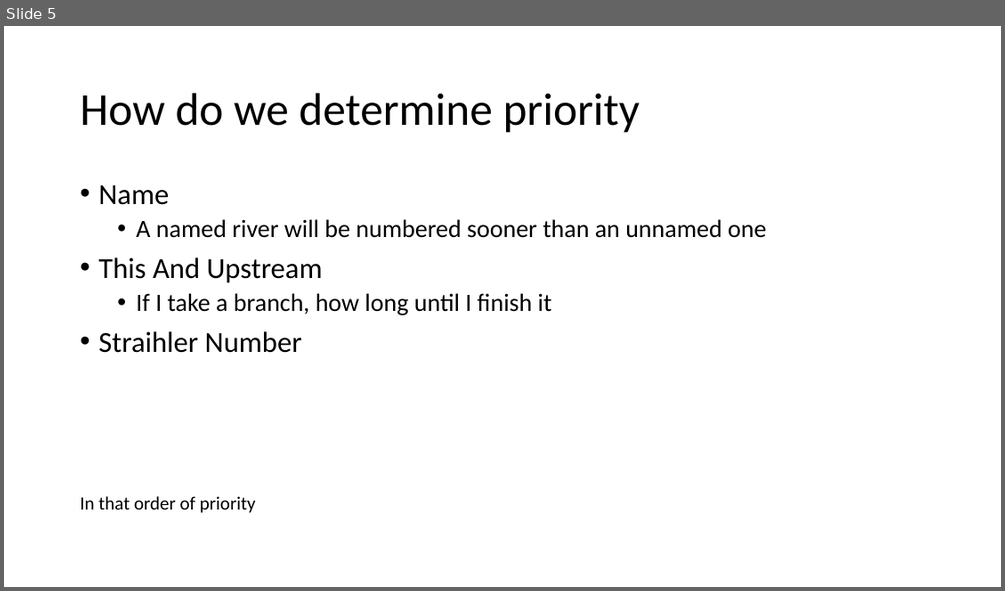
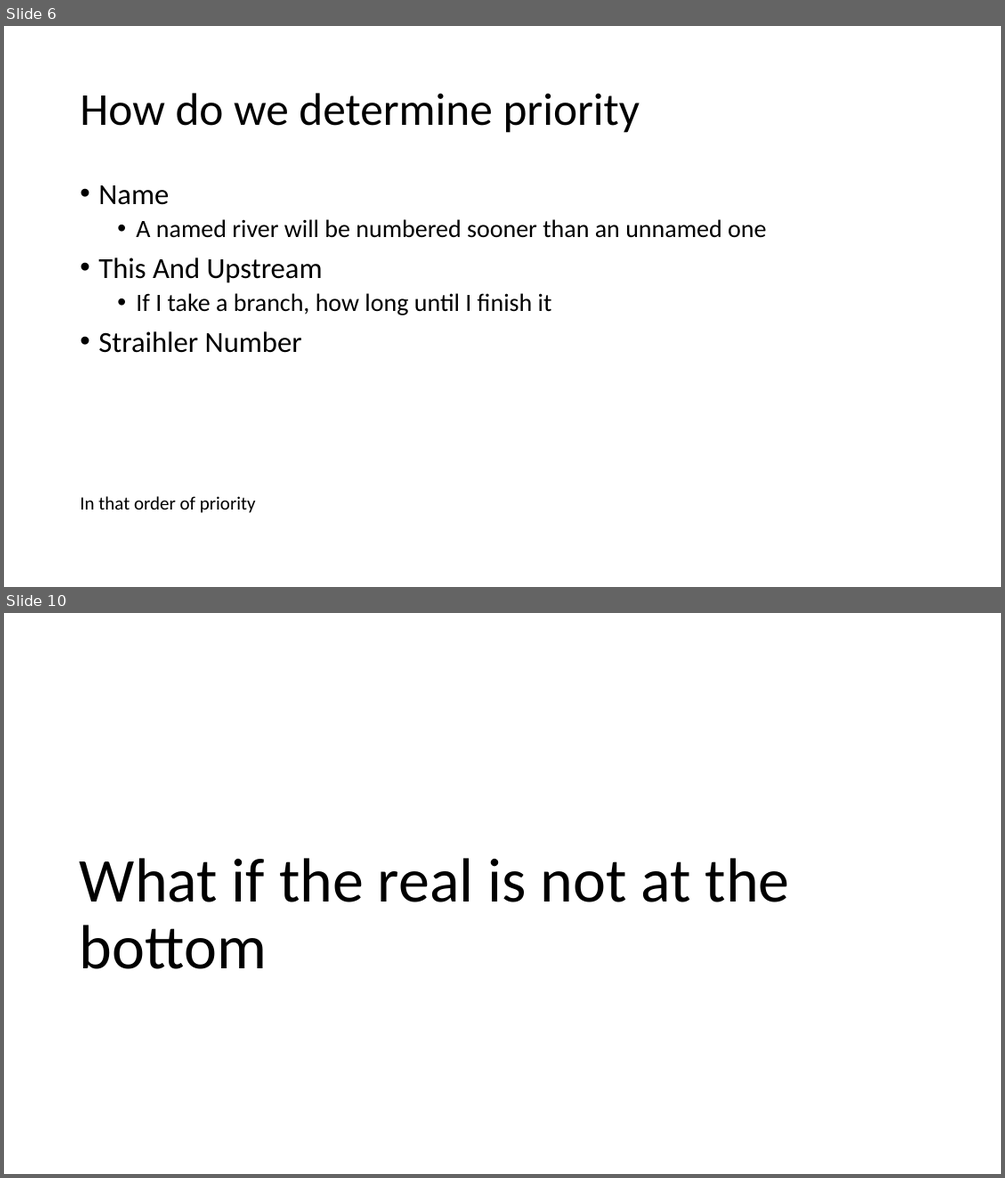
Before and after one commit to marsmith/Site-Maker-Back-End, a slide deck: Presentation.pptx. Shown one above the other, each under a label of ours: slide 5 before the commit, slides 6 and 10 after it; the slides between them are not shown. The pictures are 1005x591 and 1005x1178 pixels, drawn with LibreOffice and Linux fonts; fonts in the diff are those of the drawing. Boxes give left, top, right and bottom in pixels: in the first picture for what was removed or moved away, otherwise in the second. Text is boxed around its words. In the diff, an @@ line names an element or a change of style, - is before the commit and + after.

```diff
--- a/Presentation.pptx
+++ b/Presentation.pptx
@@ slide 10 added at [4, 613, 1001, 1174], background #FFFFFF @@
@@ title added at [80, 858, 790, 969], 60 pt, text #000000 @@
+What if the real is not at the bottom
@@ what was slide 5 is now slide 6 @@
```
Also in this commit, not shown: 2 slides changed, 11 other slides added, 1 slide removed, 7 other files.
